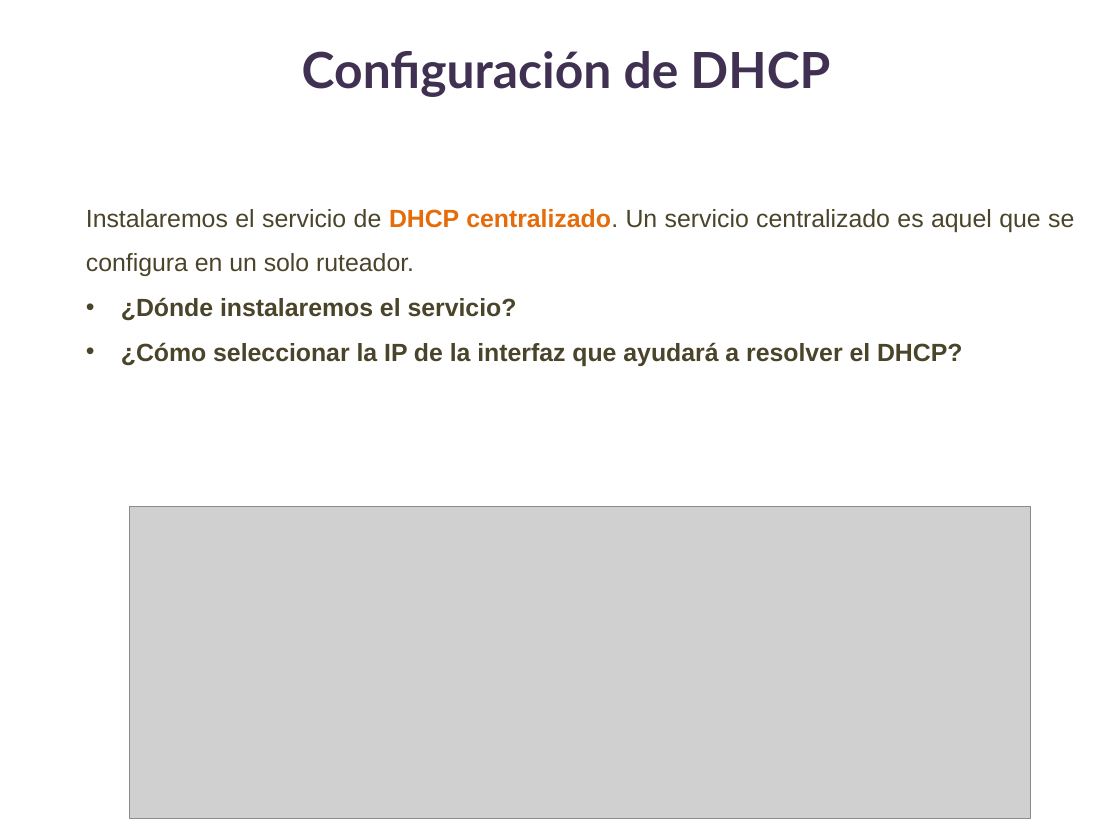
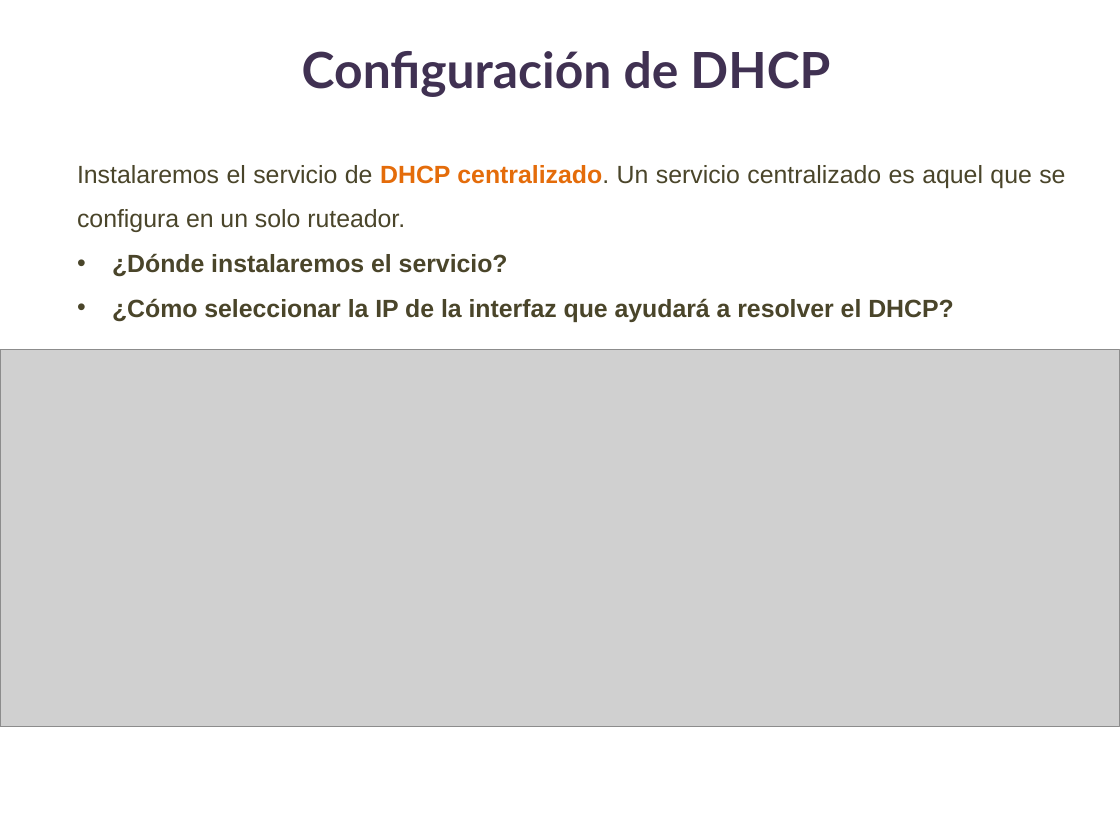
Before and after one commit to lizetheP/WAN, a slide deck: slide 3 of Calendario2024/Ejercicios/E18_NAT/Ejercicio18.pptx. Drawn at 1120x840 pixels with LibreOffice and Linux fonts; fonts in the diff are those of the drawing; grey boxes stand for pictures. Boxes give left, top, right and bottom in pixels: in the first picture for what was removed or moved away, otherwise in the second. Text is boxed around its words. In the diff, an @@ line names an element or a change of style, - is before the commit and + after.

```diff
--- a/Calendario2024/Ejercicios/E18_NAT/Ejercicio18.pptx
+++ b/Calendario2024/Ejercicios/E18_NAT/Ejercicio18.pptx
@@ text "Instalaremos el servicio de DHCP ...": place and size @@
-text "Instalaremos el servicio de DHCP ..." at (86,209,1074,366)
+text "Instalaremos el servicio de DHCP ..." at (77,165,1065,322)
@@ picture added at (0,349,1120,727) @@
@@ picture removed at (130,506,1032,818) @@
```
Also in this commit, not shown: 4 other slides changed, 4 slides added, 2 slides removed, 51 other files.
